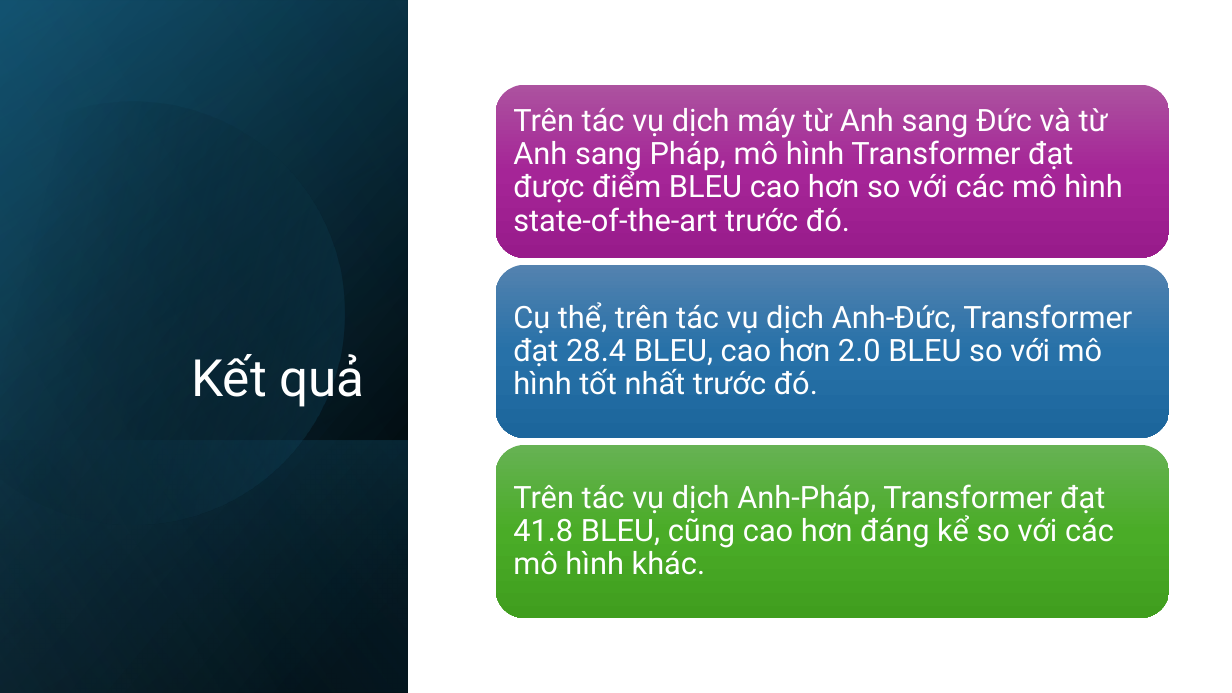
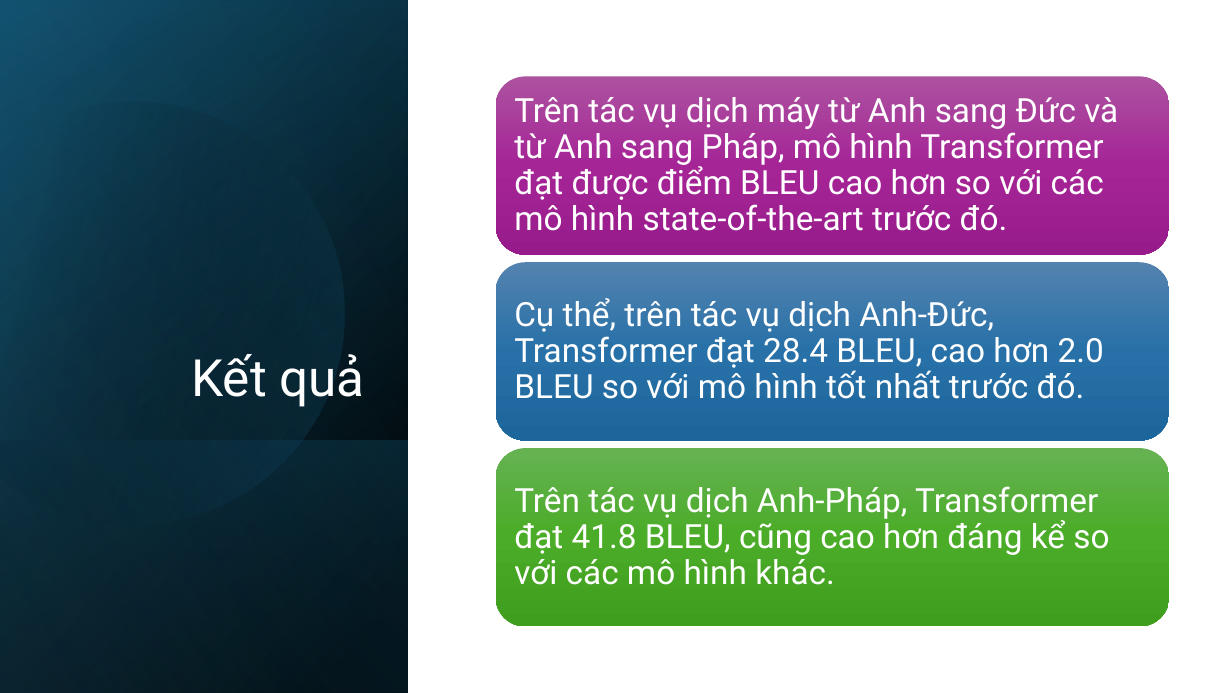
Before and after one commit to thanhtai9606/lab-master, a slide deck: slide 13 of lab/t5 deep learning/Attention Is All You Need.pptx. Drawn at 1232x693 pixels with LibreOffice and Linux fonts; fonts in the diff are those of the drawing. Boxes give left, top, right and bottom in pixels: in the first picture for what was removed or moved away, otherwise in the second. Text is boxed around its words. In the diff, an @@ line names an element or a change of style, - is before the commit and + after.

```diff
--- a/lab/t5 deep learning/Attention Is All You Need.pptx
+++ b/lab/t5 deep learning/Attention Is All You Need.pptx
@@ rounded rectangle: place and size @@
-rounded rectangle at [495, 85, 1169, 258]
+rounded rectangle at [495, 77, 1169, 255]
@@ size 24 to 26 pt in 3 elements at [514, 298, 1104, 399], [514, 486, 1109, 585], [514, 97, 1118, 231] @@
@@ text "Trên tác vụ dịch máy ...": place and size @@
-text "Trên tác vụ dịch máy ..." at [513, 108, 1123, 232]
+text "Trên tác vụ dịch máy ..." at [514, 97, 1118, 231]
@@ rounded rectangle: place and size @@
-rounded rectangle at [495, 445, 1169, 618]
+rounded rectangle at [495, 448, 1169, 627]
```
Also in this commit, not shown: 13 other slides changed, 4 other files.
